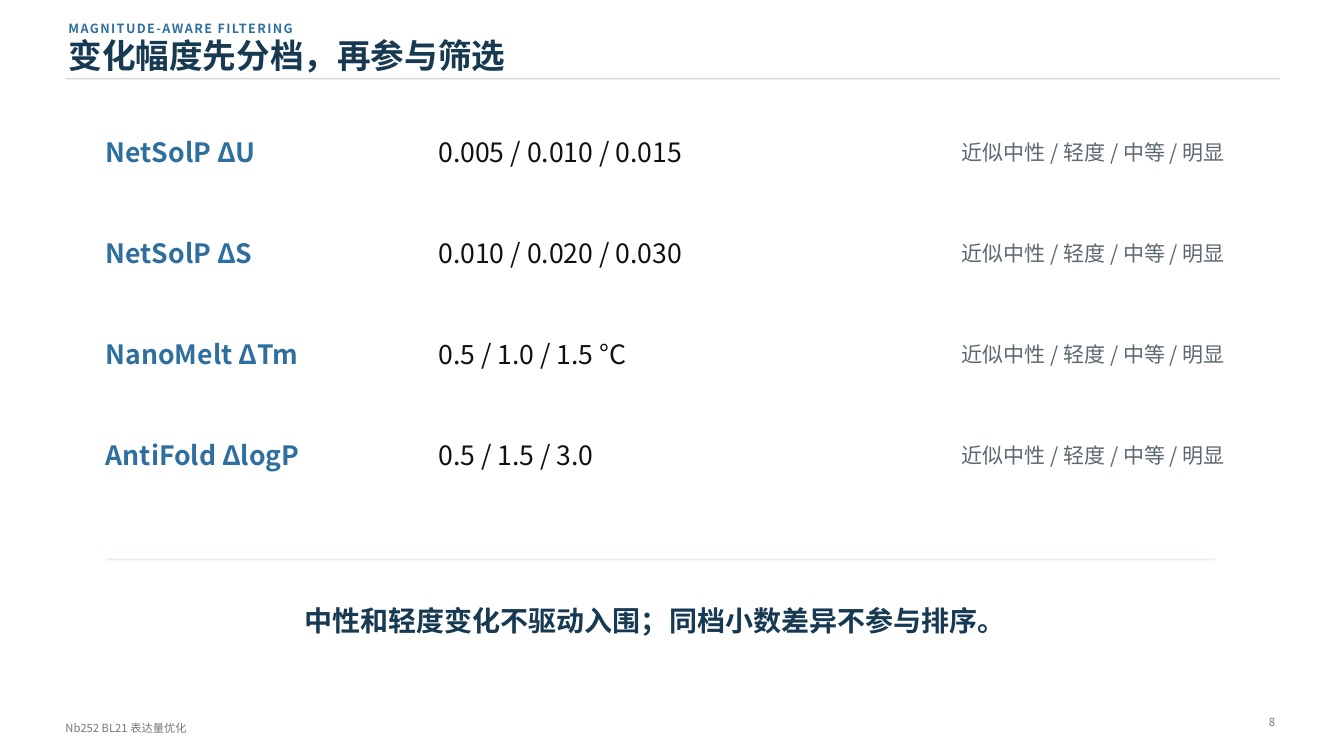
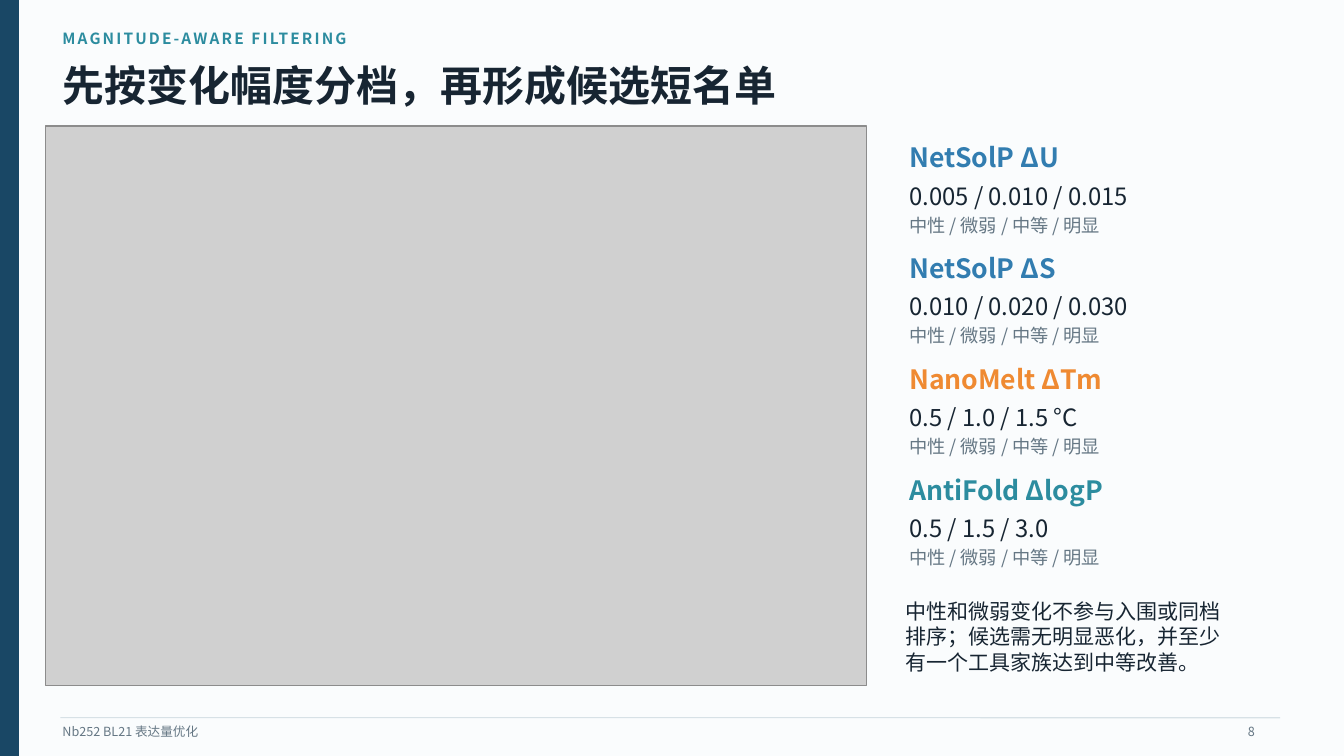
Before and after one commit to name-lulangya/Antibody_optimization, a slide deck: slide 8 of docs/result_artifacts/weekly_report_result/report_2026_W34_nb252_expression_route/Nb252_BL21_expression_optimization_presentation.pptx. Drawn at 1344x756 pixels with LibreOffice and Linux fonts; fonts in the diff are those of the drawing; grey boxes stand for pictures. Boxes give left, top, right and bottom in pixels: in the first picture for what was removed or moved away, otherwise in the second. Text is boxed around its words. In the diff, an @@ line names an element or a change of style, - is before the commit and + after.

```diff
--- a/docs/result_artifacts/weekly_report_result/report_2026_W34_nb252_expression_route/Nb252_BL21_expression_optimization_presentation.pptx
+++ b/docs/result_artifacts/weekly_report_result/report_2026_W34_nb252_expression_route/Nb252_BL21_expression_optimization_presentation.pptx
@@ background #FFFFFF to #FAFCFD @@
@@ rectangle added at (0, 0, 18, 756), fill #194765, outline #194765 1 pt @@
@@ text "MAGNITUDE-AWARE FILTERING": place and size @@
-text "MAGNITUDE-AWARE FILTERING" at (69, 18, 371, 38)
+text "MAGNITUDE-AWARE FILTERING" at (63, 27, 516, 49)
@@ text "MAGNITUDE-AWARE FILTERING" at (63, 27, 516, 49): size 9 to 11 pt, text colour #2F6F9F to #2C8C9F, letter spacing 1 to 1.5 pt @@
@@ text at (62, 65, 776, 107): text changed; size 24 to 30 pt; text colour #173A52 to #172532 @@
-变化幅度先分档，再参与筛选
+先按变化幅度分档，再形成候选短名单
@@ line removed from (66, 79) to (1280, 79) @@
@@ picture added at (45, 126, 867, 686) @@
@@ text "NetSolP ΔU": place and size @@
-text "NetSolP ΔU" at (106, 140, 256, 163)
+text "NetSolP ΔU" at (909, 145, 1060, 168)
@@ text "NetSolP ΔU" at (909, 145, 1060, 168): text colour #2F6F9F to #327DB0 @@
@@ text "0.005 / 0.010 / 0.015": place and size @@
-text "0.005 / 0.010 / 0.015" at (438, 142, 682, 163)
+text "0.005 / 0.010 / 0.015" at (909, 187, 1128, 206)
@@ text at (909, 216, 1100, 234): text changed; size 15 to 13 pt; text colour #5D6870 to #657784 @@
-近似中性 / 轻度 / 中等 / 明显
+中性 / 微弱 / 中等 / 明显
@@ text "NetSolP ΔS" at (909, 256, 1056, 279): text colour #2F6F9F to #327DB0 @@
@@ text "NetSolP ΔS": place and size @@
-text "NetSolP ΔS" at (106, 241, 252, 264)
+text "NetSolP ΔS" at (909, 256, 1056, 279)
@@ text "0.010 / 0.020 / 0.030": place and size @@
-text "0.010 / 0.020 / 0.030" at (438, 243, 682, 264)
+text "0.010 / 0.020 / 0.030" at (909, 297, 1128, 316)
@@ text at (909, 326, 1100, 344): text changed; size 15 to 13 pt; text colour #5D6870 to #657784 @@
-近似中性 / 轻度 / 中等 / 明显
+中性 / 微弱 / 中等 / 明显
@@ text "NanoMelt ΔTm": place and size @@
-text "NanoMelt ΔTm" at (106, 342, 299, 365)
+text "NanoMelt ΔTm" at (909, 367, 1102, 390)
@@ text "NanoMelt ΔTm" at (909, 367, 1102, 390): text colour #2F6F9F to #EF8A32 @@
@@ text "0.5 / 1.0 / 1.5 ...": place and size @@
-text "0.5 / 1.0 / 1.5 ..." at (438, 343, 626, 365)
+text "0.5 / 1.0 / 1.5 ..." at (909, 408, 1078, 427)
@@ text at (909, 437, 1100, 455): text changed; size 15 to 13 pt; text colour #5D6870 to #657784 @@
-近似中性 / 轻度 / 中等 / 明显
+中性 / 微弱 / 中等 / 明显
@@ text "AntiFold ΔlogP": place and size @@
-text "AntiFold ΔlogP" at (106, 443, 299, 472)
+text "AntiFold ΔlogP" at (909, 478, 1102, 507)
@@ text "AntiFold ΔlogP" at (909, 478, 1102, 507): text colour #2F6F9F to #2C8C9F @@
@@ size 19 to 17 pt, text colour #111111 to #172532 in 4 elements at (909, 187, 1128, 206), (909, 297, 1128, 316), (909, 408, 1078, 427), (909, 519, 1048, 538) @@
@@ text "0.5 / 1.5 / 3.0": place and size @@
-text "0.5 / 1.5 / 3.0" at (438, 445, 594, 466)
+text "0.5 / 1.5 / 3.0" at (909, 519, 1048, 538)
@@ line removed from (106, 560) to (1215, 560) @@
@@ text at (909, 548, 1100, 566): text changed; size 15 to 13 pt; text colour #5D6870 to #657784 @@
-近似中性 / 轻度 / 中等 / 明显
+中性 / 微弱 / 中等 / 明显
@@ text removed at (304, 607, 1005, 636) @@
-中性和轻度变化不驱动入围；同档小数差异不参与排序。
@@ text added at (905, 601, 1220, 672), 15 pt, text #172532 @@
+中性和微弱变化不参与入围或同档排序；候选需无明显恶化，并至少有一个工具家族达到中等改善。
@@ line added from (60, 718) to (1280, 718), #D7E1E6 0.8 pt @@
@@ text added at (62, 725, 198, 737), 9 pt, text #657784 @@
+Nb252 BL21 表达量优化
@@ text removed at (65, 722, 186, 733) @@
-Nb252 BL21 表达量优化
@@ text "8": place and size @@
-text "8" at (1269, 718, 1275, 726)
+text "8" at (1248, 726, 1255, 736)
@@ text "8" at (1248, 726, 1255, 736): size 8 to 9 pt, text colour #777777 to #657784; vertical alignment top to middle @@
```
Also in this commit, not shown: 7 other slides changed, 6 slides added, 4 slides removed, 15 other files.
